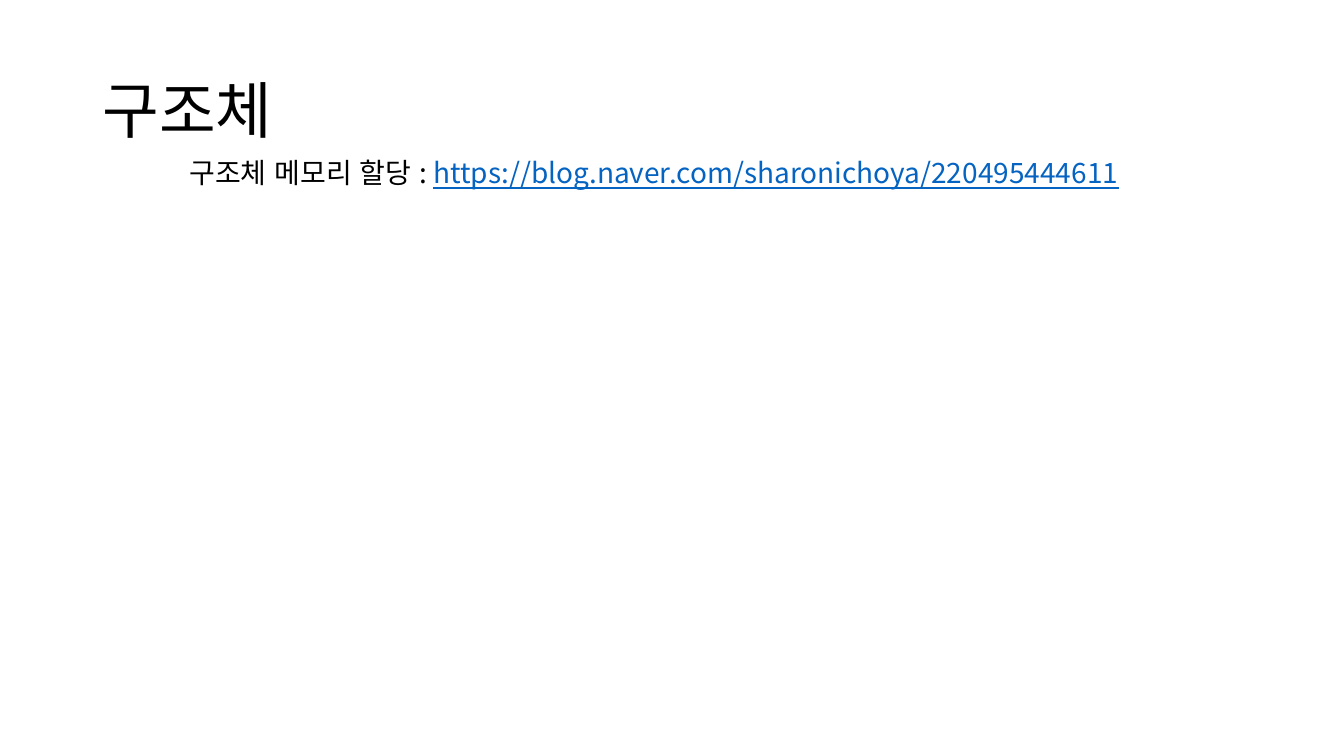
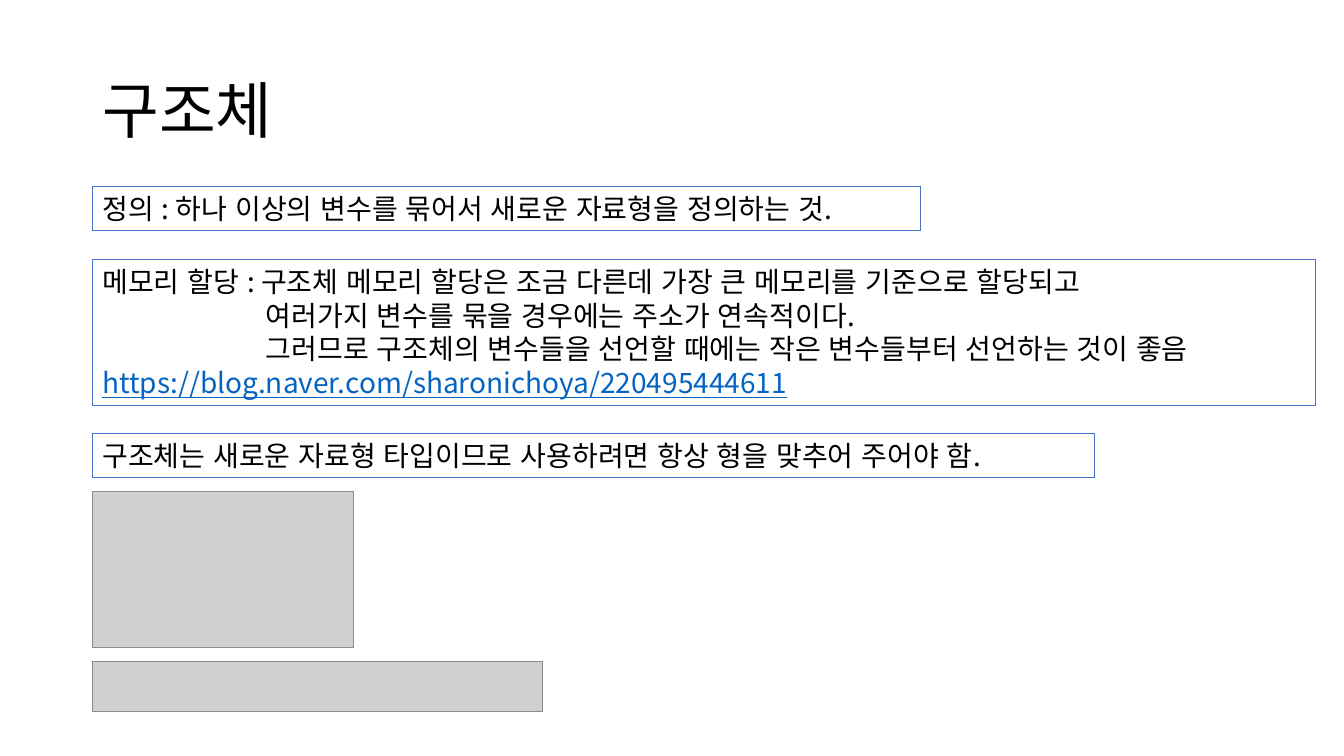
Before and after one commit to sejjun/darkent-with-C, a slide deck: slide 10 of darknet_withC.pptx. Drawn at 1344x756 pixels with LibreOffice and Linux fonts; fonts in the diff are those of the drawing; grey boxes stand for pictures. Boxes give left, top, right and bottom in pixels: in the first picture for what was removed or moved away, otherwise in the second. Text is boxed around its words. In the diff, an @@ line names an element or a change of style, - is before the commit and + after.

```diff
--- a/darknet_withC.pptx
+++ b/darknet_withC.pptx
@@ text removed at [189, 159, 1118, 190] @@
-구조체 메모리 할당 : https://blog.naver.com/sharonichoya/220495444611
@@ rectangle added at [93, 187, 922, 231], outline #4472C4 0.75 pt, 20 pt, text #000000 @@
+정의 : 하나 이상의 변수를 묶어서 새로운 자료형을 정의하는 것.
@@ rectangle added at [93, 259, 1317, 405], outline #4472C4 0.75 pt, 20 pt, text #000000 @@
+메모리 할당 : 구조체 메모리 할당은 조금 다른데 가장 큰 메모리를 기준으로 할당되고
+여러가지 변수를 묶을 경우에는 주소가 연속적이다.
+그러므로 구조체의 변수들을 선언할 때에는 작은 변수들부터 선언하는 것이 좋음
+https://blog.naver.com/sharonichoya/220495444611
@@ rectangle added at [93, 434, 1095, 478], outline #4472C4 0.75 pt, 20 pt, text #000000 @@
+구조체는 새로운 자료형 타입이므로 사용하려면 항상 형을 맞추어 주어야 함.
@@ picture added at [93, 492, 354, 647] @@
@@ picture added at [93, 661, 543, 712] @@
```
Also in this commit, not shown: 3 slides added.
